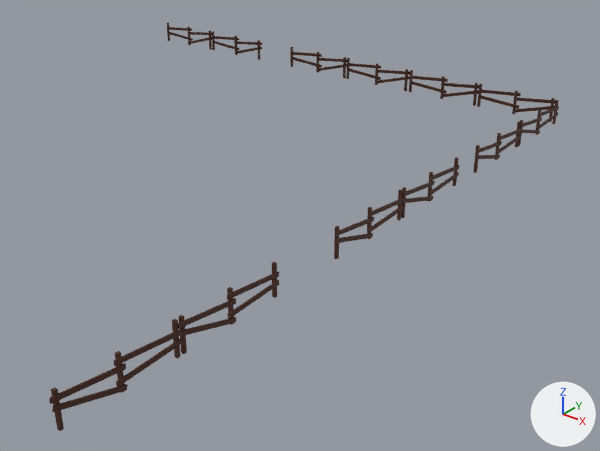
An edit to the OBJ model resources/scene.obj, drawn before and after from the same camera.
Camera for both pictures: a camera (50 mm lens) standing at (71.9, -14.3, 22.6) and looking at (35.5, 31.2, -5.6). Every picture has the same lights, and +X, +Y and +Z are marked at lower right. Objects named as collision shapes, trigger or cutter boxes, shadow casters or lower levels of detail are left out. Where no turn or scale is listed for an object, it has been applied to the vertices.

In view in the first picture: 'Fence.000', 'Fence.001', 'Fence.002', 'Fence.003', 'Fence.004', 'Fence.005', 'Fence.006', 'Fence.007', 'Fence.008', 'Fence.009', 'Fence.010', 'Fence.011'.
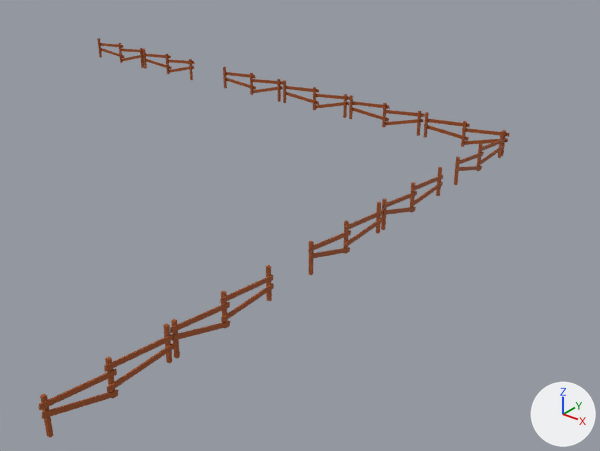
The change in detail:
Material 'Material.000' (mat_material_000) changes colour from brown #472210 to brown #9e4e1b; in linear values from (0.0625, 0.0162, 0.00521) to (0.342, 0.0762, 0.011).
me_fence_000 has 56 vertices, 84 faces and spans x 46.87..47.15, y 0.56..7.77, z -0.08..1.96.
me_fence_000 is used by ob_fence_000; location (0.0, 0.0, 0.0).
me_fence_000 part 1: the whole mesh is moved by (0.0, -0.52, 0.0).
me_fence_001 has 56 vertices, 84 faces and spans x 46.87..47.15, y 7.66..14.86, z -0.08..1.96.
me_fence_001 is used by ob_fence_001; location (0.0, 0.0, 0.0).
me_fence_001 part 2: the whole mesh is moved by (0.0, -0.46, 0.0).
me_fence_002 has 56 vertices, 84 faces and spans x 46.87..47.15, y 26.96..34.16, z -0.08..1.96.
me_fence_002 is used by ob_fence_002; location (0.0, 0.0, 0.0).
me_fence_002 part 3: the whole mesh is moved by (0.0, -9.49, 0.0).
me_fence_003 has 56 vertices, 84 faces and spans x 46.87..47.15, y 19.86..27.07, z -0.08..1.96.
me_fence_003 is used by ob_fence_003; location (0.0, 0.0, 0.0).
me_fence_003 part 4: the whole mesh is moved by (0.0, 4.88, 0.0).
me_fence_004 has 56 vertices, 84 faces and spans x 46.87..47.15, y 36.69..43.9, z -0.08..1.96.
me_fence_004 is used by ob_fence_004; location (0.0, 0.0, 0.0).
me_fence_004 part 5: the whole mesh is moved by (0.0, -2.87, 0.0).
me_fence_005 has 56 vertices, 84 faces and spans x 46.87..47.15, y 43.79..51.0, z -0.08..1.96.
me_fence_005 is used by ob_fence_005; location (0.0, 0.0, 0.0).
me_fence_005 part 6: the whole mesh is turned 90 degrees about the z axis through its middle, then moved by (-3.29, -6.1, 0.0).
me_fence_006 has 56 vertices, 84 faces and spans x 32.56..39.77, y 51.03..51.32, z -0.08..1.96.
me_fence_006 is used by ob_fence_006; location (0.0, 0.0, 0.0).
me_fence_006 part 7: the whole mesh is moved by (0.23, -9.88, 0.0).
me_fence_007 has 56 vertices, 84 faces and spans x 39.66..46.87, y 51.03..51.32, z -0.08..1.96.
me_fence_007 is used by ob_fence_007; location (0.0, 0.0, 0.0).
me_fence_007 part 8: the whole mesh is moved by (-21.47, -9.88, 0.0).
me_fence_008 has 56 vertices, 84 faces and spans x 25.38..32.59, y 51.03..51.32, z -0.08..1.96.
me_fence_008 is used by ob_fence_008; location (0.0, 0.0, 0.0).
me_fence_008 part 9: the whole mesh is moved by (0.13, -9.88, 0.0).
me_fence_009 has 56 vertices, 84 faces and spans x 18.28..25.49, y 51.03..51.32, z -0.08..1.96.
me_fence_009 is used by ob_fence_009; location (0.0, 0.0, 0.0).
me_fence_009 part 10: the whole mesh is moved by (-11.28, -9.88, 0.0).
me_fence_010 has 56 vertices, 84 faces and spans x 7.13..14.34, y 51.03..51.32, z -0.08..1.96.
me_fence_010 is used by ob_fence_010; location (0.0, 0.0, 0.0).
me_fence_010 part 11: the whole mesh is moved by (-7.22, -9.88, 0.0).
Object 'Fence.011' (ob_fence_011) is deleted.

Changed parts and their boxes (x1, y1, x2, y2) in the pictures (600 x 451 px):
'Fence.000', recoloured, mesh moved: before (49, 319, 182, 431); after (39, 323, 174, 438)
'Fence.001', recoloured, mesh moved: before (178, 262, 279, 354); after (170, 265, 274, 358)
'Fence.002', recoloured, mesh moved: before (401, 157, 460, 218); after (308, 202, 383, 275)
'Fence.003', recoloured, mesh moved: before (334, 189, 404, 259); after (381, 167, 443, 230)
'Fence.006', recoloured, mesh moved: before (409, 70, 479, 106); after (349, 95, 425, 136)
'Fence.007', recoloured, mesh moved: before (477, 84, 555, 122); after (223, 66, 283, 102)
'Fence.005', recoloured, mesh turned: before (518, 100, 559, 146); after (424, 112, 509, 156)
'Fence.008', recoloured, mesh moved: before (346, 58, 410, 91); after (283, 80, 350, 118)
'Fence.004', recoloured, mesh moved: before (474, 121, 522, 173); after (454, 131, 505, 185)
'Fence.009', recoloured, mesh moved: before (290, 47, 347, 78); after (143, 48, 195, 80)
'Fence.010', recoloured, mesh moved: before (212, 31, 262, 60); after (97, 38, 144, 68)
'Fence.011', deleted: before (167, 23, 212, 50)
